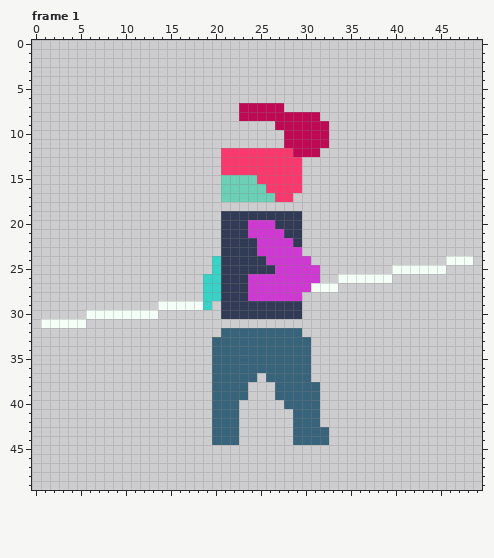
Two versions of one pixel-art file, Assets/Art/ase files/attack/hero_size0_attack_A.aseprite. Above is the file before it was changed.
50x50 pixels, 8 frames. Shown: frame 1. The commit also changed other frames, which this record leaves out.
Once edited:
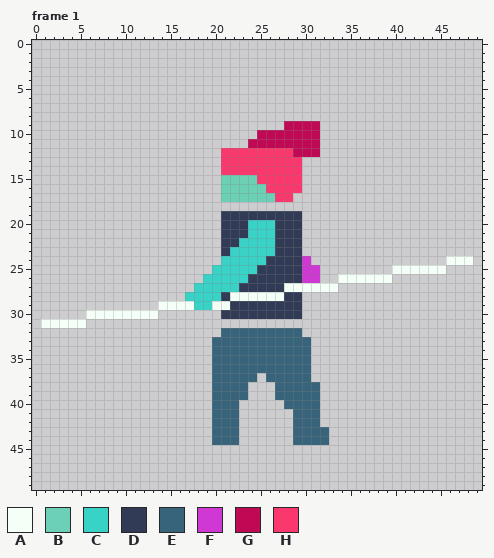
Palette (. is transparent): A #f4fff7  B #6bd0b5  C #38d2c7  D #313b55  E #38647b  F #cf38d2  G #bf0955  H #fa386d
From old to new:
Frame 1, layer "color blocks":
The author put colour A in row 29 at x 20.
Colour D becomes colour A in row 28 at x 22 to 23; in row 29 at x 21.
Colour F becomes colour A in row 27 at x 28 to 30; in row 28 at x 24 to 27.
The author put colour C in row 27 at x 18; in row 28 at x 17 to 18.
Colour A becomes colour C in row 29 at x 18.
Colour D becomes colour C in row 22 at x 23 to 24; in row 23 at x 22 to 24; in row 24 at x 21 to 25; in row 25 at x 21 to 24; in row 26 at x 21 to 23; in row 27 at x 21 to 22.
Colour F becomes colour C in rows 20 to 21 at x 24 to 26; in rows 22 to 23 at x 25 to 26.
Colour F becomes colour D in row 21 at x 27; in row 22 at x 27 to 28; in row 23 at x 27 to 29; in row 24 at x 26 to 29; in row 25 at x 27 to 29; in row 26 at x 24 to 29.
Colour F becomes colour D in row 27 at x 24 to 27; in row 28 at x 28 to 29.
The author put colour G in row 10 at x 25 to 27; in row 11 at x 24 to 27.
Colour C is removed in row 24 at x 20.
Colour G is removed in row 7 at x 23 to 27; in row 8 at x 23 to 31; in row 9 at x 27 and 32; in rows 10 to 11 at x 32.
Boxes around the changes in both pictures, in picture pixels (x1, y1, x2, y2):
changed: (239, 103, 329, 148)
changed: (185, 220, 311, 310)
